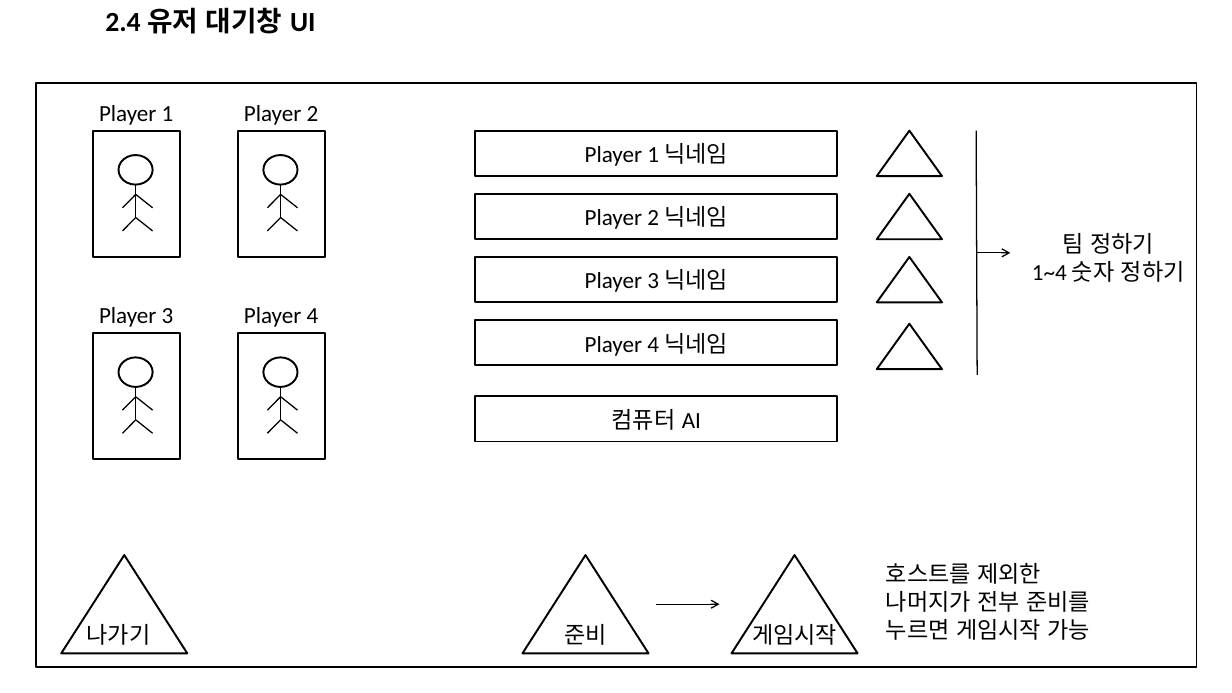
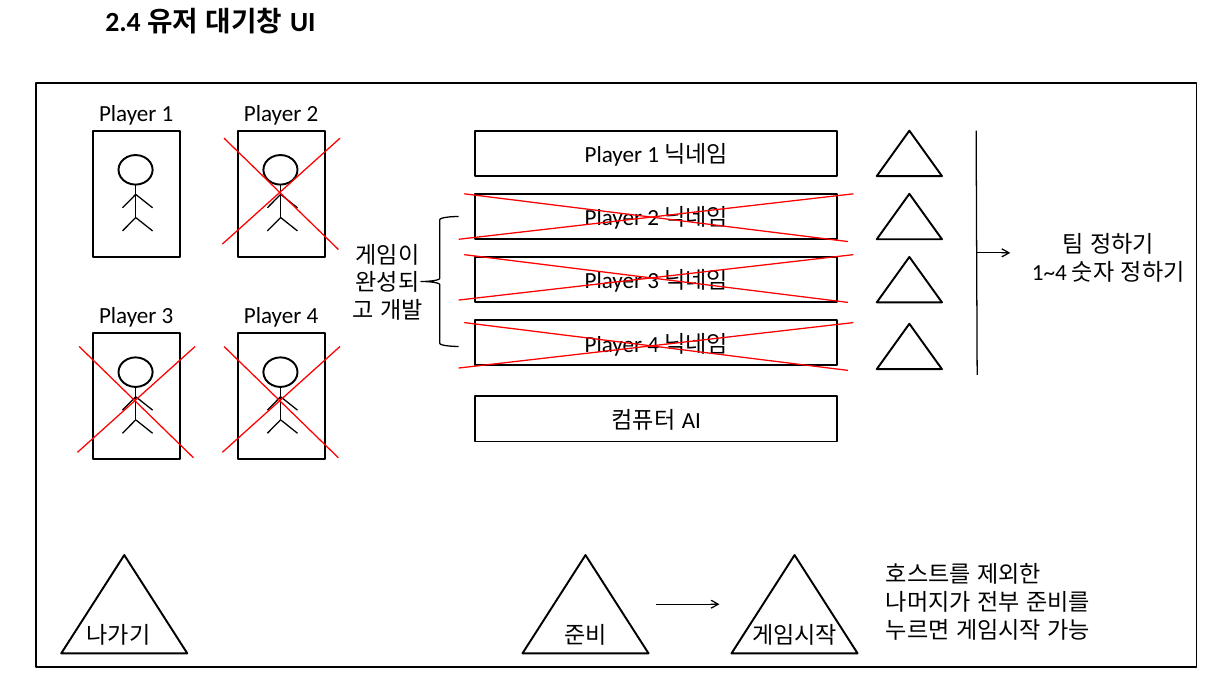
Before and after one commit to MinSeok0406/Project_RE, a slide deck: slide 10 of PROJECT_RE_UI배치도.pptx. Drawn at 1232x693 pixels with LibreOffice and Linux fonts; fonts in the diff are those of the drawing. Boxes give left, top, right and bottom in pixels: in the first picture for what was removed or moved away, otherwise in the second. Text is boxed around its words. In the diff, an @@ line names an element or a change of style, - is before the commit and + after.

Commit message:
게임화면 UI 작성

```diff
--- a/PROJECT_RE_UI배치도.pptx
+++ b/PROJECT_RE_UI배치도.pptx
@@ group added at (78,139,854,457): 12 lines, 1 left brace, 1 text @@
+게임이 완성되고 개발
```
Also in this commit, not shown: 2 other slides changed, 5 slides added.
